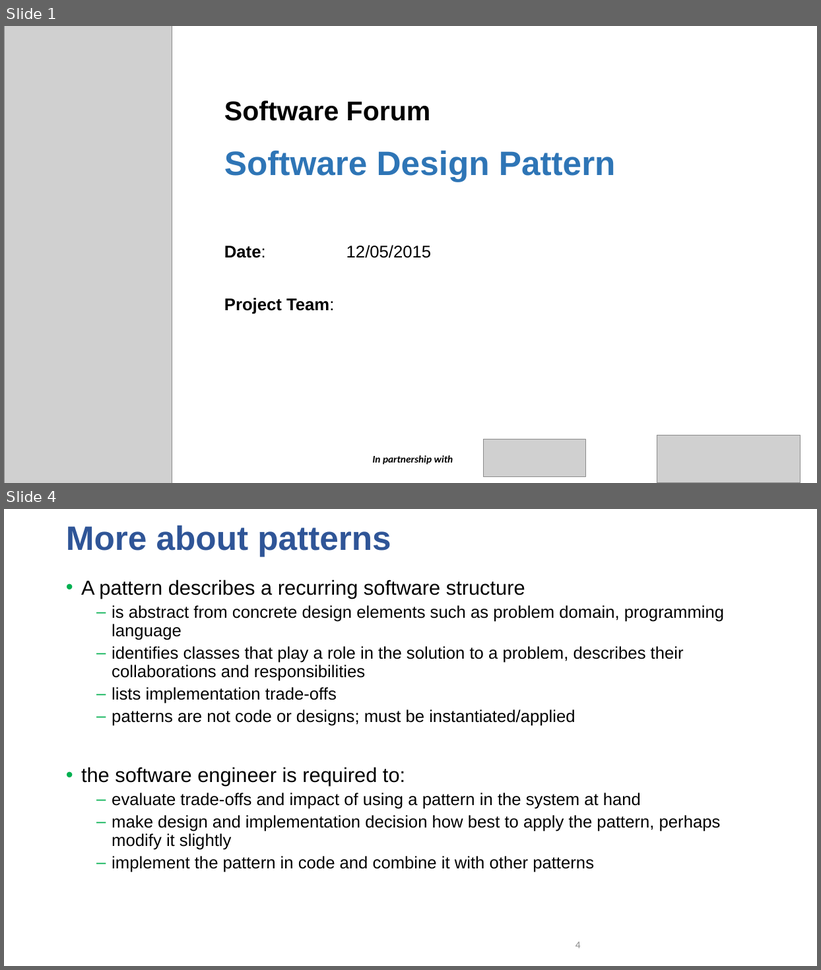
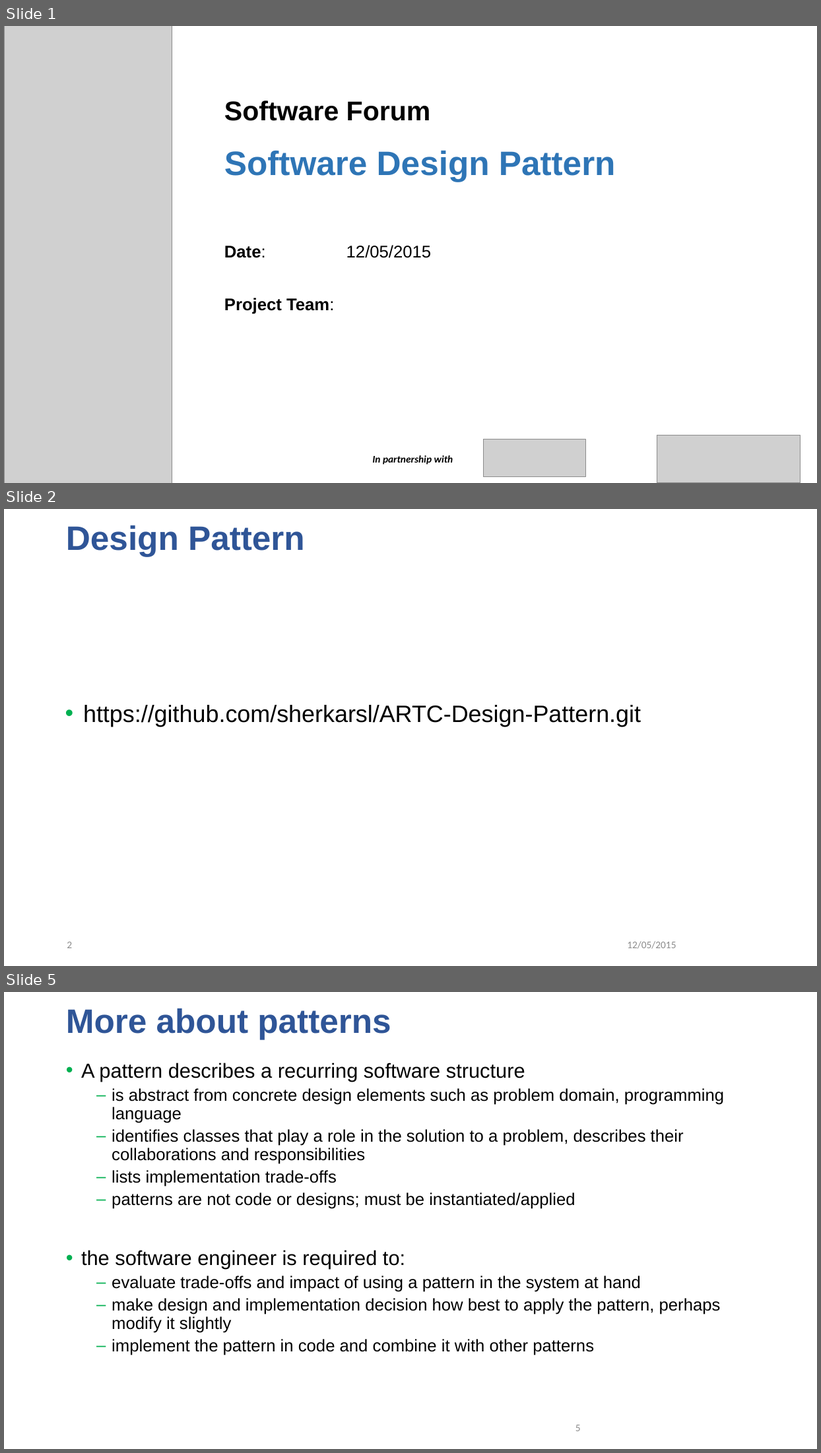
Before and after one commit to sherkarsl/ARTC-Design-Pattern, a slide deck: Design_pattern.pptx. Shown one above the other, each under a label of ours: slides 1 and 4 before the commit, slides 1, 2 and 5 after it; the slides between them are not shown. The pictures are 821x970 and 821x1453 pixels, drawn with LibreOffice and Linux fonts; fonts in the diff are those of the drawing; grey boxes stand for pictures; background and template pictures are left out. Boxes give left, top, right and bottom in pixels: in the first picture for what was removed or moved away, otherwise in the second. Text is boxed around its words. In the diff, an @@ line names an element or a change of style, - is before the commit and + after.

```diff
--- a/Design_pattern.pptx
+++ b/Design_pattern.pptx
@@ slide 2 added at [4,509,817,966], background #FFFFFF @@
@@ title added at [66,525,305,557], 40 pt, text #2F5597, bold @@
+Design Pattern
@@ text added at [83,705,641,727], 28 pt, text #000000 @@
+• https://github.com/sherkarsl/ARTC-Design-Pattern.git
@@ page number added at [67,942,72,949], 12 pt, text #8C8C8C @@
+2
@@ text added at [627,941,676,949], 12 pt, text #8C8C8C @@
+12/05/2015
@@ what was slide 4 is now slide 5 @@
@@ page number at [576,1425,581,1432]: text changed @@
-4
+5
```
Also in this commit, not shown: 10 slides changed, 3 other slides added, 20 other files.
